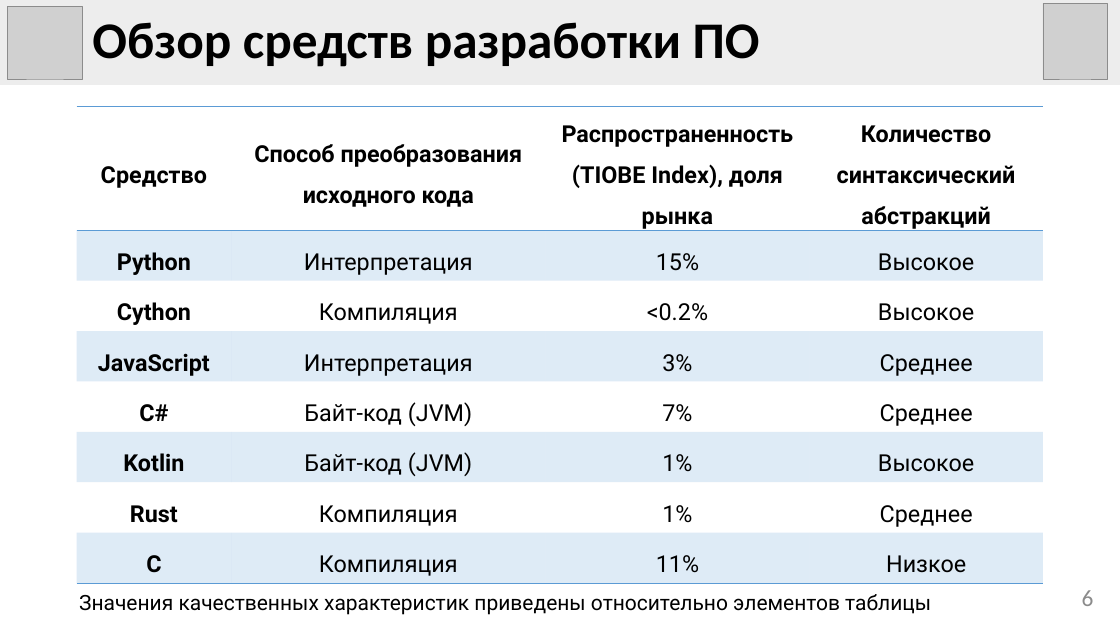
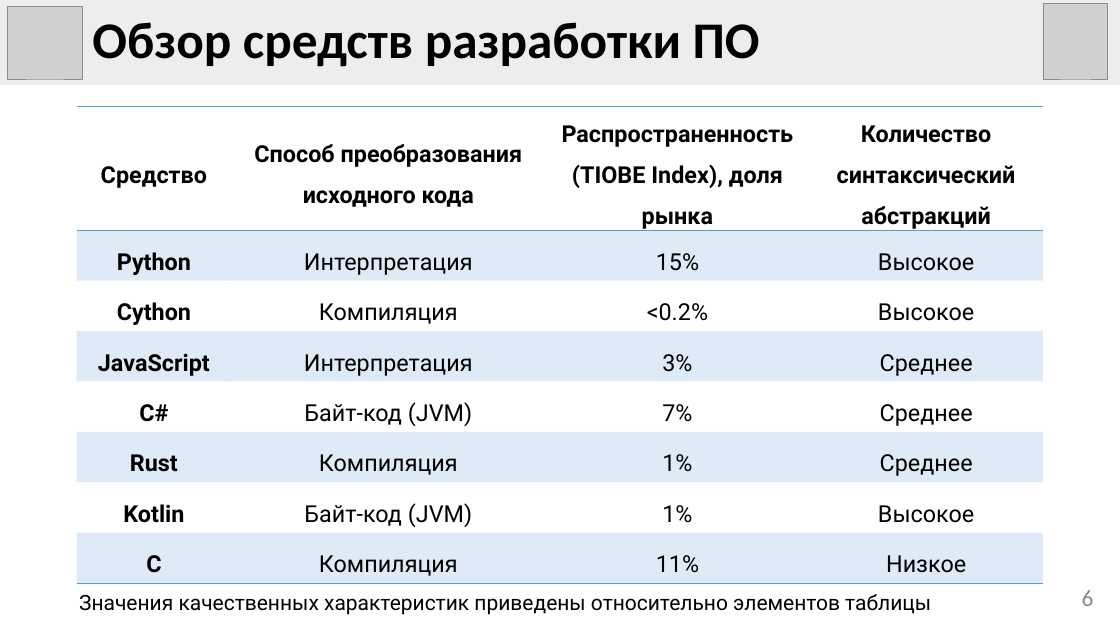
Before and after one commit to eleven5150/mips-emulation, a slide deck: slide 6 of docs/presentation/presentation.pptx. Drawn at 1120x630 pixels with LibreOffice and Linux fonts; fonts in the diff are those of the drawing; grey boxes stand for pictures. Boxes give left, top, right and bottom in pixels: in the first picture for what was removed or moved away, otherwise in the second. Text is boxed around its words. In the diff, an @@ line names an element or a change of style, - is before the commit and + after.

```diff
--- a/docs/presentation/presentation.pptx
+++ b/docs/presentation/presentation.pptx
@@ table at [76, 107, 1043, 581] @@
+row 6: Rust | Компиляция | 1% | Среднее
-row 7: Rust | Компиляция | 1% | Среднее
```
Also in this commit, not shown: 1 other slide changed, 1 slide added.
